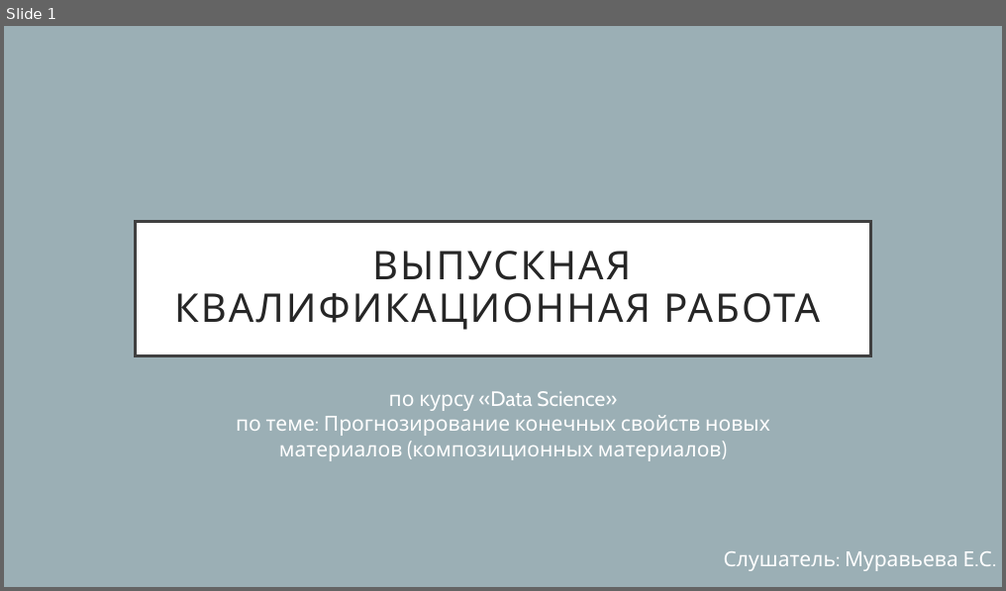
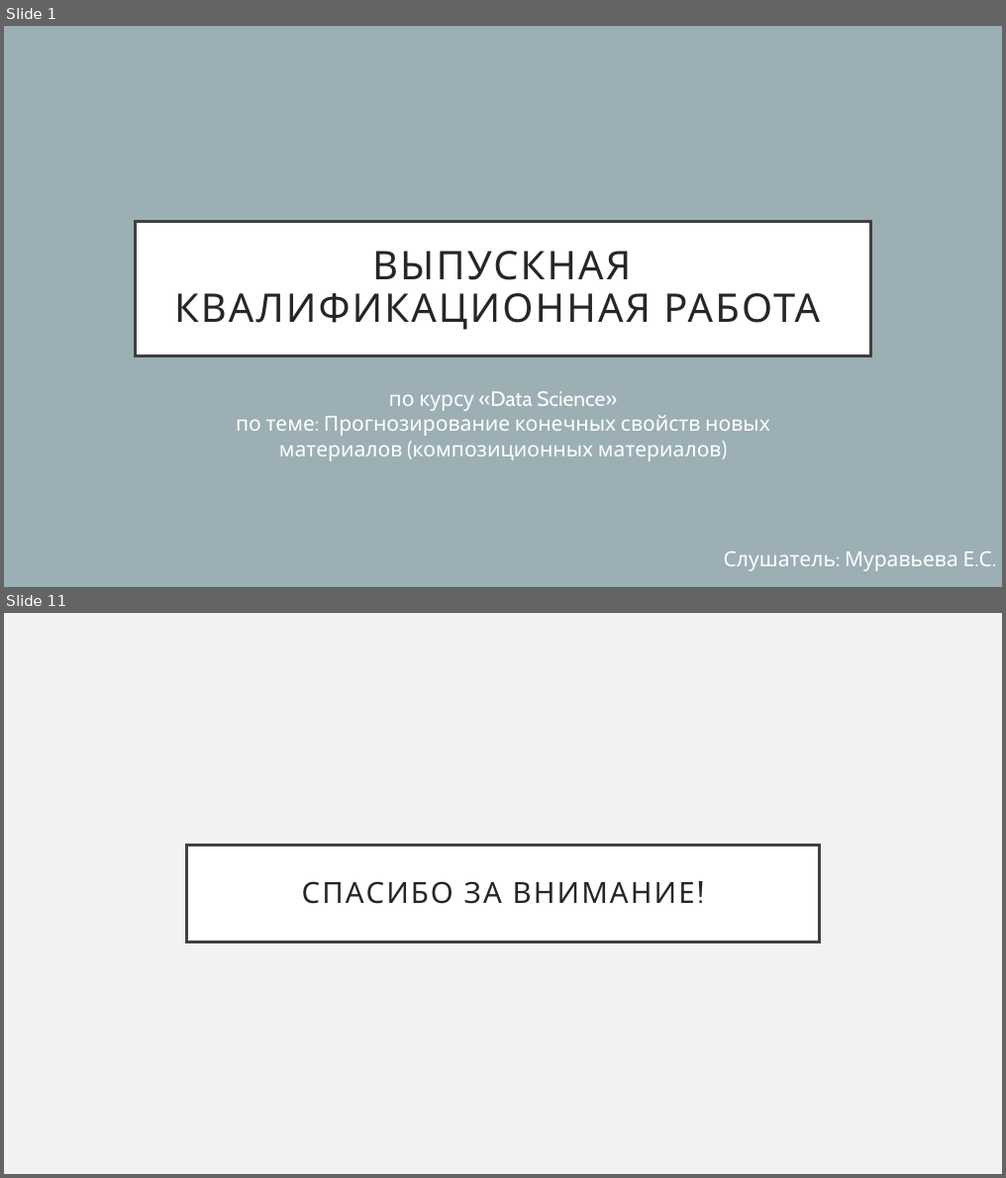
Before and after one commit to katushas009/bmstu_data_science_muraveva, a slide deck: ВКР_Муравьева.pptx. Shown one above the other, each under a label of ours: slide 1 before the commit, slides 1 and 11 after it; the slides between them are not shown. The pictures are 1006x591 and 1006x1178 pixels, drawn with LibreOffice and Linux fonts; fonts in the diff are those of the drawing. Boxes give left, top, right and bottom in pixels: in the first picture for what was removed or moved away, otherwise in the second. Text is boxed around its words. In the diff, an @@ line names an element or a change of style, - is before the commit and + after.

```diff
--- a/ВКР_Муравьева.pptx
+++ b/ВКР_Муравьева.pptx
@@ slide 11 added at box(4, 613, 1002, 1174), background #F2F2F2 @@
@@ title added at box(187, 845, 819, 943), fill #FFFFFF, outline #404040 2.5 pt, 28 pt, text #262626 @@
+СПАСИБО ЗА ВНИМАНИЕ!
```
Also in this commit, not shown: 9 other slides added, 1 other file.
